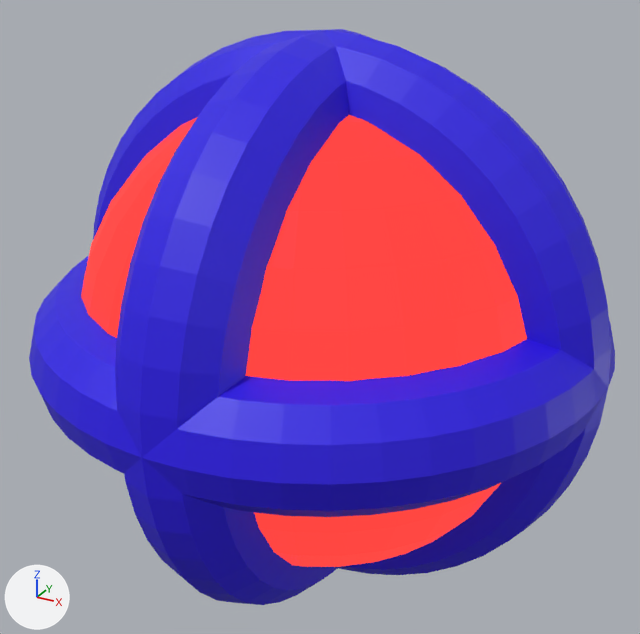
The Blender file Artwork/BaseDroid.blend as it was, and as the next commit left it.
Camera for both pictures: a 50 mm lens placed at (1.73, -3.17, 1.61), pointed at (-0.01, 0.01, 0.03). The lights are fixed; the arrows at lower left show +X, +Y and +Z.

The first picture shows 'Body', 'Torus X', 'Torus Y', 'Torus Z'.
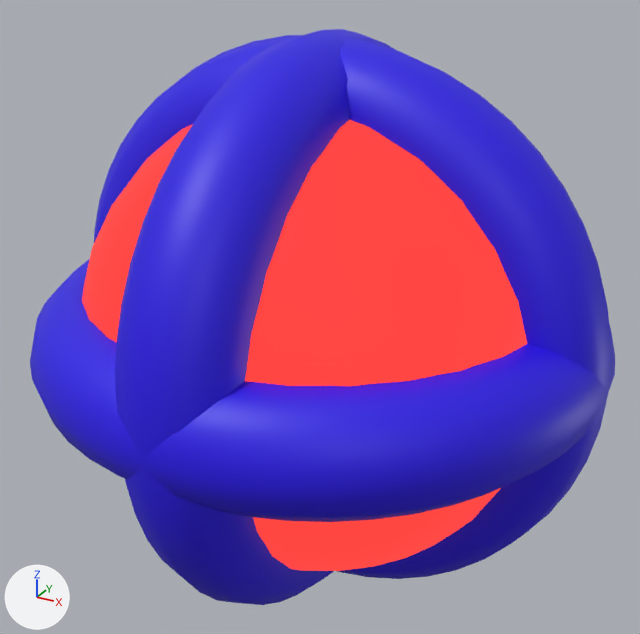
The change, as a diff of the scene's bpy script:
```diff
--- a/Artwork/BaseDroid.blend.py
+++ b/Artwork/BaseDroid.blend.py
@@ me_torus_x @@
 me_torus_x.from_pydata(...)  # 576 vertices, 576 faces; spans x -1.25..1.25, y -1.25..1.25, z -0.25..0.25
 # used by ob_torus_x; location = (0.0, 0.0, 0.0)
+# me_torus_x part 1: all faces are now shaded smooth (576 of 576 changed)
 me_torus_x.materials.append(mat_material)
@@ me_torus_z @@
 me_torus_z.from_pydata(...)  # 576 vertices, 576 faces; spans x -1.25..1.25, y -1.25..1.25, z -0.25..0.25
 # used by ob_torus_z; location = (0.0, 0.0, 0.0); rotation_euler = (0.0, 1.571, 0.0), in degrees (0, 90, 0)
+# me_torus_z part 2: all faces are now shaded smooth (576 of 576 changed)
 me_torus_z.materials.append(mat_material)
@@ ob_body @@
 ob_body = bpy.data.objects.new('Body', me_kugel)
-ob_body.location = (0.0, 0.0, 0.0)
+ob_body.location = (0.004, -0.003, -0.017)
 ob_body.scale = (1.05, 1.05, 1.05)
@@ ob_torus_x @@
 ob_torus_x = bpy.data.objects.new('Torus X', me_torus_x)
-ob_torus_x.location = (0.0, 0.0, 0.0)
+ob_torus_x.location = (0.004, -0.003, -0.017)
@@ ob_torus_y @@
 ob_torus_y = bpy.data.objects.new('Torus Y', me_torus_y)
-ob_torus_y.location = (0.0, 0.0, 0.0)
+ob_torus_y.location = (0.004, -0.003, -0.017)
 ob_torus_y.rotation_euler = (1.571, 0.0, 0.0)  # degrees (90, 0, 0)
```

Location of each change, [x1, y1, x2, y2] in pixels of the pictures (640 x 634 px):
'Body', moved
    before: [81, 115, 527, 567]
    after: [82, 120, 527, 571]
'Torus X', shading changed, moved
    before: [29, 256, 615, 517]
    after: [30, 259, 615, 522]
'Torus Y', moved
    before: [93, 30, 611, 575]
    after: [94, 35, 611, 579]
part 2 of me_torus_z, shading changed
    both: [115, 29, 373, 605]
